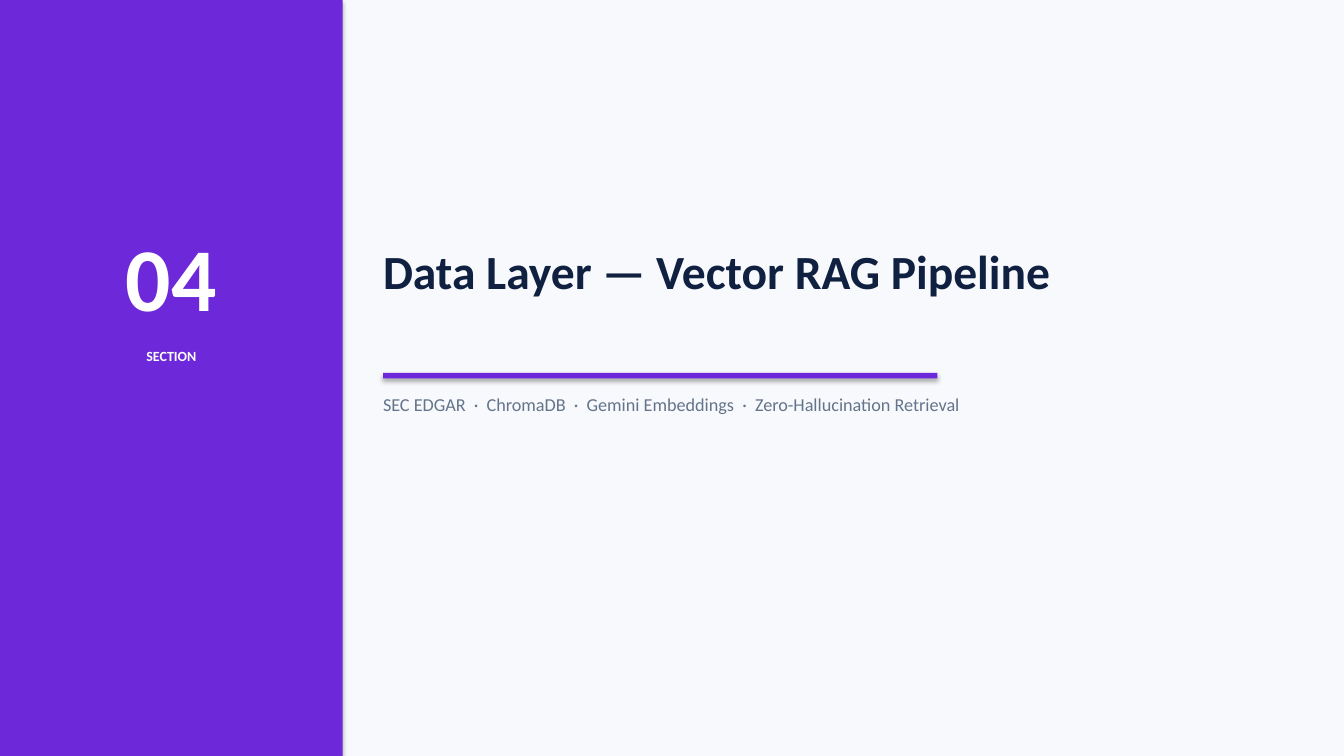
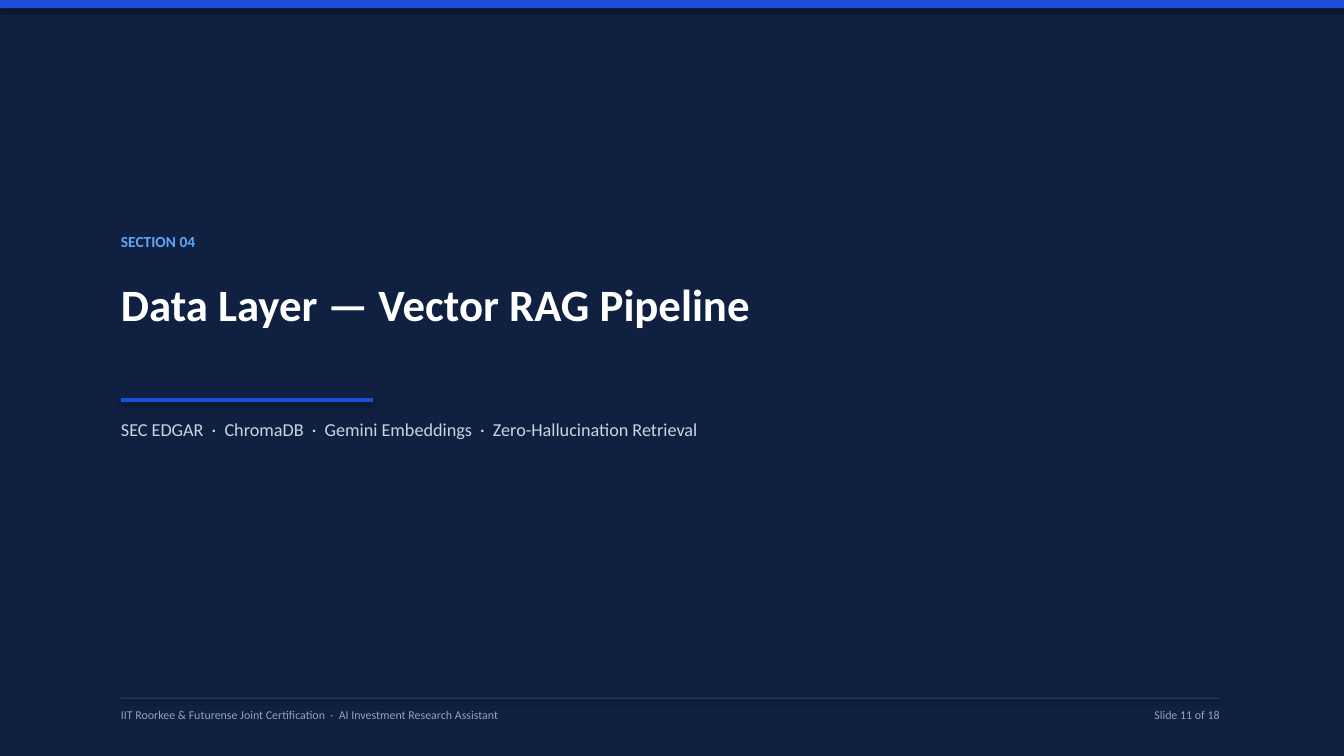
Before and after one commit to SagarTrimukhe/ai-investment-research-assistant, a slide deck: slide 11 of CAPSTONE_PROJECT_PRESENTATION.pptx. Drawn at 1344x756 pixels with LibreOffice and Linux fonts; fonts in the diff are those of the drawing. Boxes give left, top, right and bottom in pixels: in the first picture for what was removed or moved away, otherwise in the second. Text is boxed around its words. In the diff, an @@ line names an element or a change of style, - is before the commit and + after.

Commit message:
design: streamline presentation to clean, simple bullet format with executive styling

```diff
--- a/CAPSTONE_PROJECT_PRESENTATION.pptx
+++ b/CAPSTONE_PROJECT_PRESENTATION.pptx
@@ rectangle at [0, 0, 1344, 756]: fill #F7F9FC to #0F2040 @@
@@ rectangle removed at [0, 0, 343, 756] @@
@@ rectangle added at [0, 0, 1344, 8], fill #1D4ED8 @@
@@ text at [121, 237, 196, 247]: text changed; size 64 to 11 pt; text colour #FFFFFF to #60A5FA @@
-04
+SECTION 04
@@ text "Data Layer — Vector RAG ...": place and size @@
-text "Data Layer — Vector RAG ..." at [383, 255, 1050, 297]
+text "Data Layer — Vector RAG ..." at [121, 289, 750, 328]
@@ text "Data Layer — Vector RAG ..." at [121, 289, 750, 328]: size 34 to 32 pt, text colour #0F2040 to #FFFFFF @@
@@ text removed at [146, 352, 196, 361] @@
-SECTION
@@ rectangle removed at [383, 373, 938, 379] @@
@@ text "SEC EDGAR · ChromaDB · ...": place and size @@
-text "SEC EDGAR · ChromaDB · ..." at [383, 398, 960, 414]
+text "SEC EDGAR · ChromaDB · ..." at [121, 423, 697, 439]
@@ text "SEC EDGAR · ChromaDB · ..." at [121, 423, 697, 439]: text colour #64748B to #CBD5E1 @@
@@ rectangle added at [121, 398, 373, 402], fill #1D4ED8 @@
@@ rectangle added at [121, 698, 1220, 699], fill #1E3A66 @@
@@ text added at [121, 711, 498, 719], 8.5 pt, text #94A3B8 @@
+IIT Roorkee & Futurense Joint Certification · AI Investment Research Assistant
@@ text added at [1154, 711, 1220, 719], 8.5 pt, text #94A3B8 @@
+Slide 11 of 18
```
Also in this commit, not shown: 15 other slides changed, 2 slides added, 2 slides removed.
